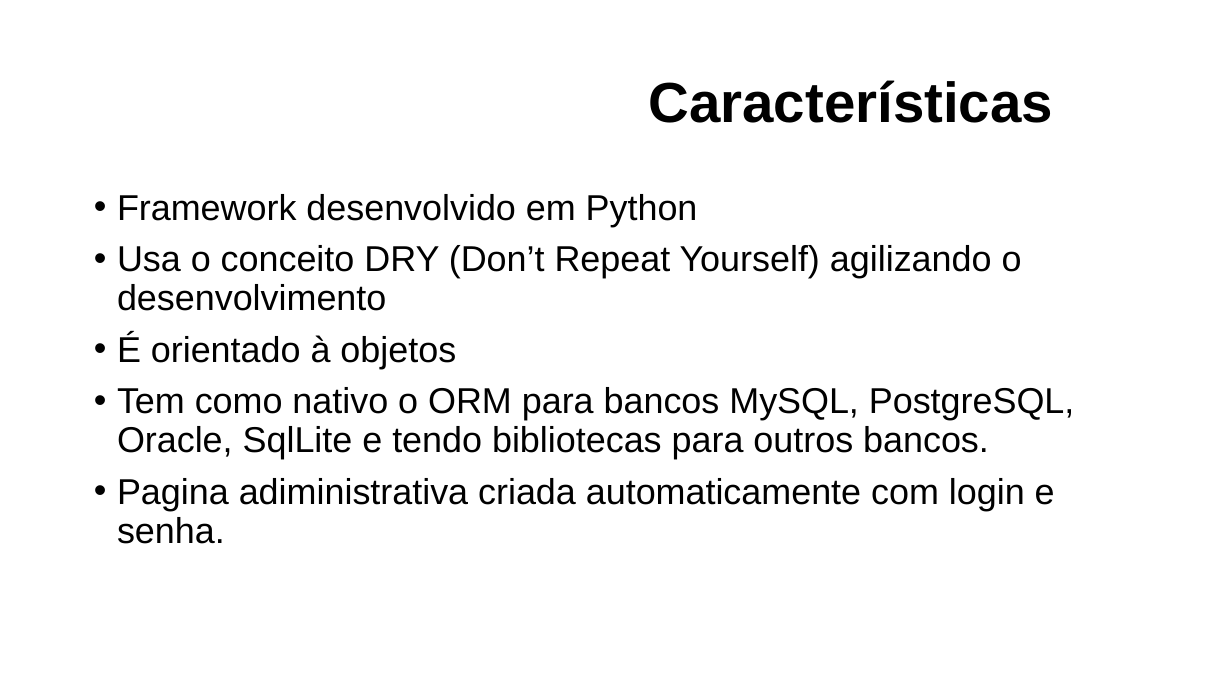
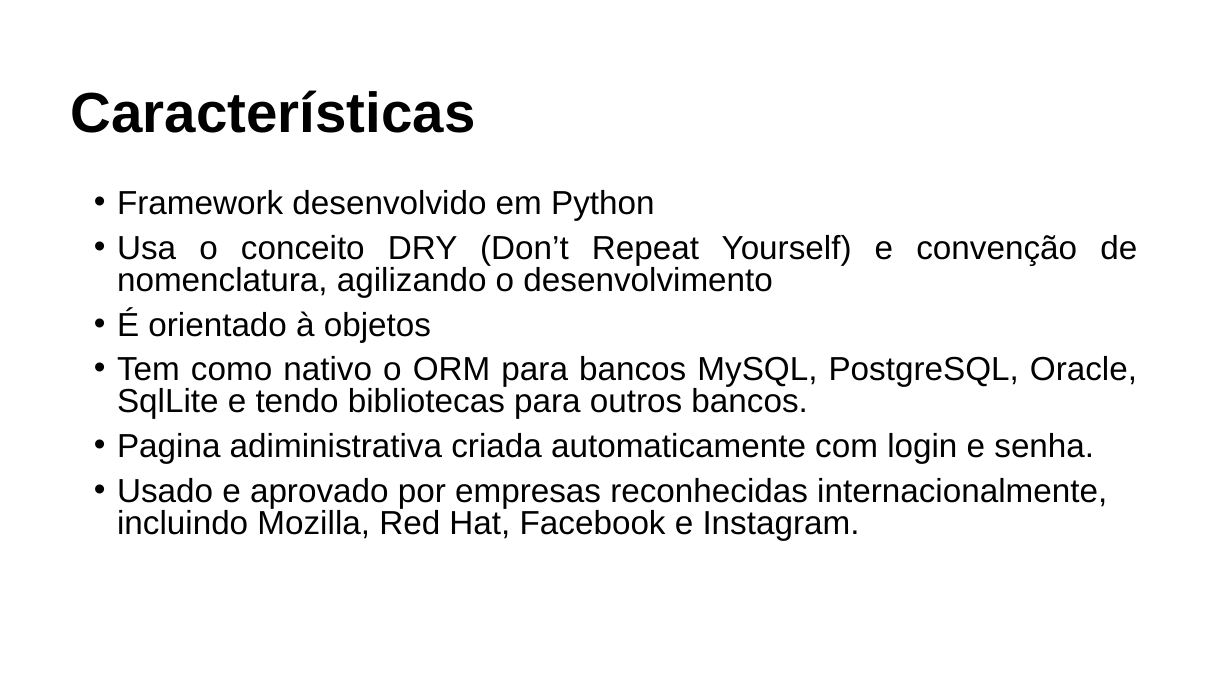
Before and after one commit to emartello/PilasMeus, a slide deck: slide 2 of Avaliação A1.odp. Drawn at 1232x693 pixels with LibreOffice and Linux fonts; fonts in the diff are those of the drawing; background and template pictures are left out. Boxes give left, top, right and bottom in pixels: in the first picture for what was removed or moved away, otherwise in the second. Text is boxed around its words. In the diff, an @@ line names an element or a change of style, - is before the commit and + after.

```diff
--- a/Avaliação A1.odp
+++ b/Avaliação A1.odp
@@ title "Características": place and size @@
-title "Características" at (648,80,1053,123)
+title "Características" at (71,90,476,133)
@@ text at (117,190,1137,464): size 28 to 25.9 pt in "Framework desenvolvido em Python", "É orientado à objetos", "Tem como nativo o ORM para bancos ...", "Pagina adiministrativa criada automaticamente com login e ..."; alignment left to justified; line spacing 0.9 to 0.8 @@
@@ text at (117,235,1137,297): text changed; size 28 to 25.9 pt @@
-• Usa o conceito DRY (Don’t Repeat Yourself) agilizando o desenvolvimento
+• Usa o conceito DRY (Don’t Repeat Yourself) e convenção de nomenclatura, agilizando o desenvolvimento
@@ text at (117,478,1107,540): paragraph added @@
+• Usado e aprovado por empresas reconhecidas internacionalmente, incluindo Mozilla, Red Hat, Facebook e Instagram.
```
Also in this commit, not shown: 5 other slides changed, 3 slides added, 1 slide removed, 17 other files.
